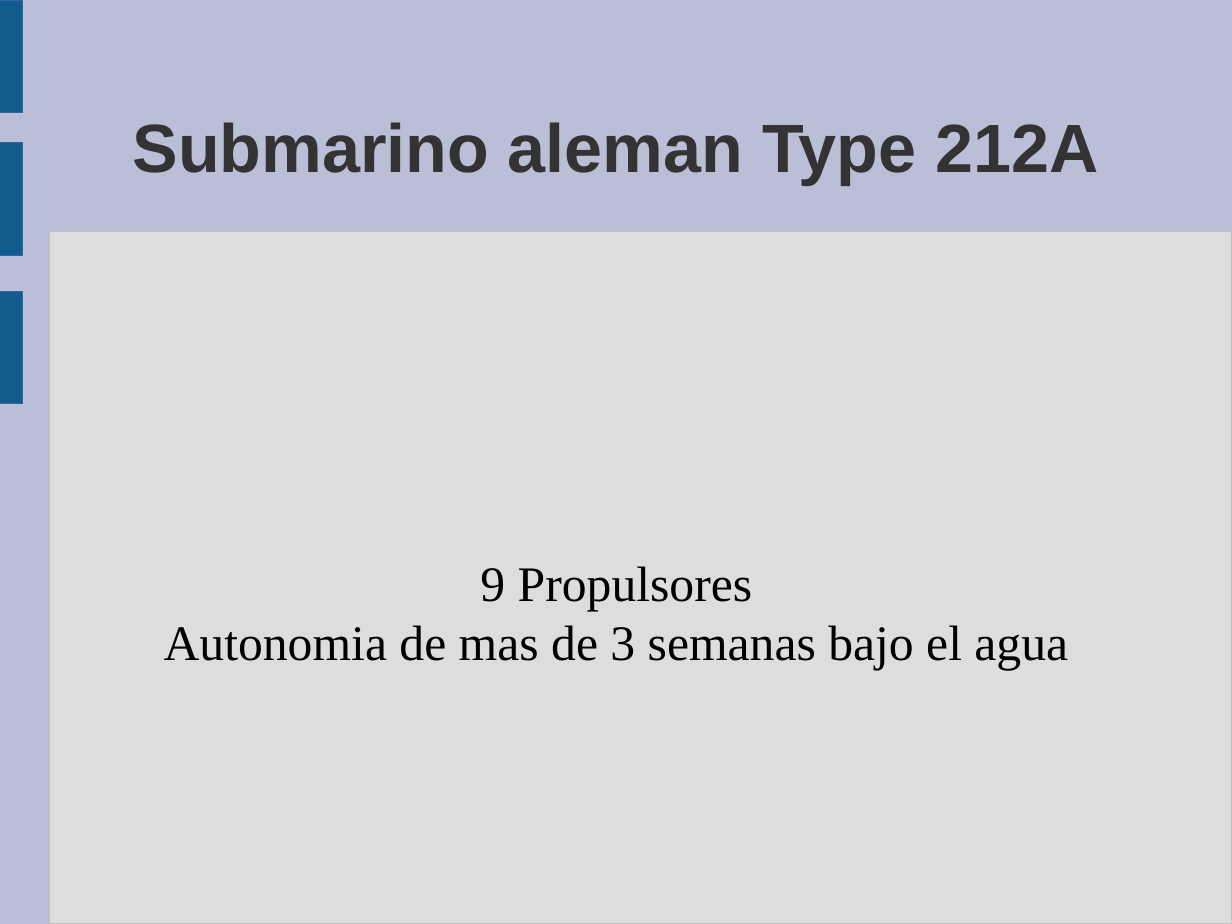
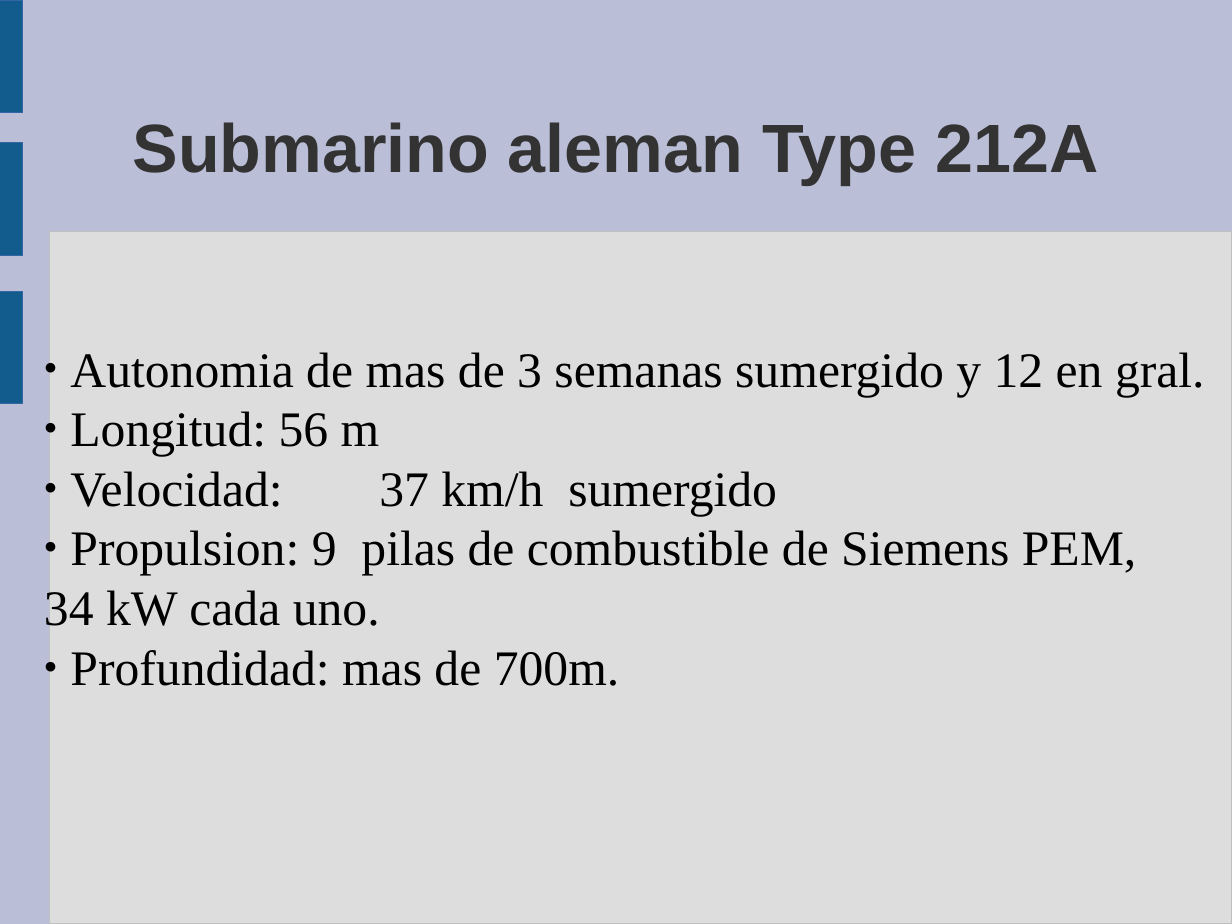
Before and after one commit to guanucoluis/proyecto5r1, a slide deck: slide 6 of Catedras/Tecnologia/MARCO.odp. Drawn at 1232x924 pixels with LibreOffice and Linux fonts; fonts in the diff are those of the drawing. Boxes give left, top, right and bottom in pixels: in the first picture for what was removed or moved away, otherwise in the second. Text is boxed around its words. In the diff, an @@ line names an element or a change of style, - is before the commit and + after.

```diff
--- a/Catedras/Tecnologia/MARCO.odp
+++ b/Catedras/Tecnologia/MARCO.odp
@@ subtitle at bbox=[44, 352, 1205, 686]: text changed @@
-9 Propulsores
-Autonomia de mas de 3 semanas bajo el agua
+● Autonomia de mas de 3 semanas sumergido y 12 en gral.
+● Longitud: 56 m
+● Velocidad: 37 km/h sumergido
+● Propulsion: 9 pilas de combustible de Siemens PEM,
+34 kW cada uno.
+● Profundidad: mas de 700m.
```
Also in this commit, not shown: 11 other slides changed, 5 slides added, 4 slides removed, 4 other files.
